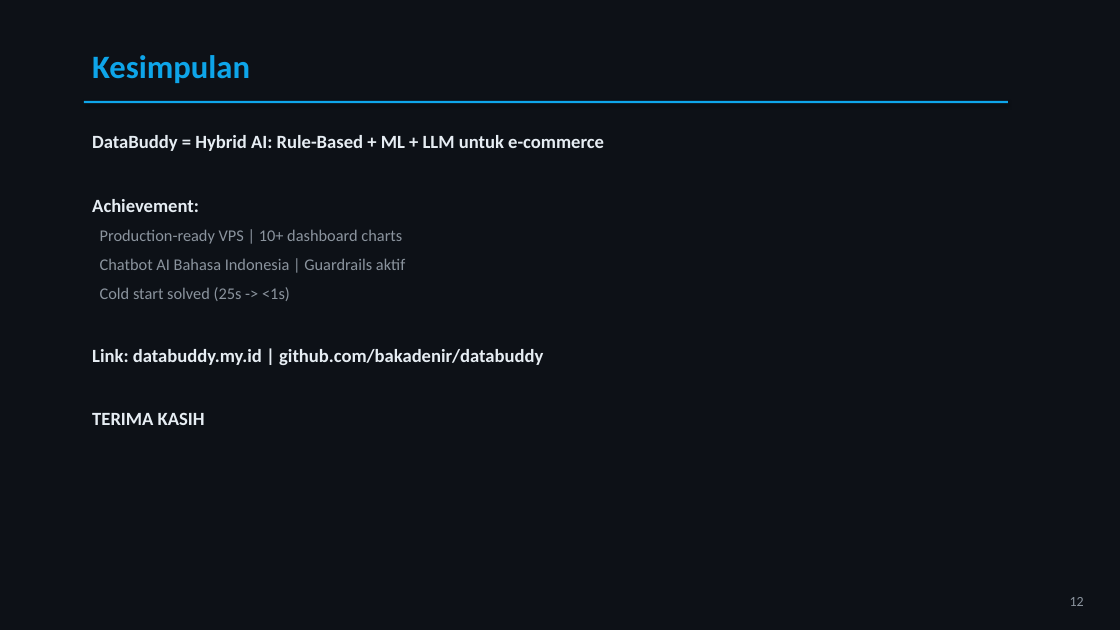
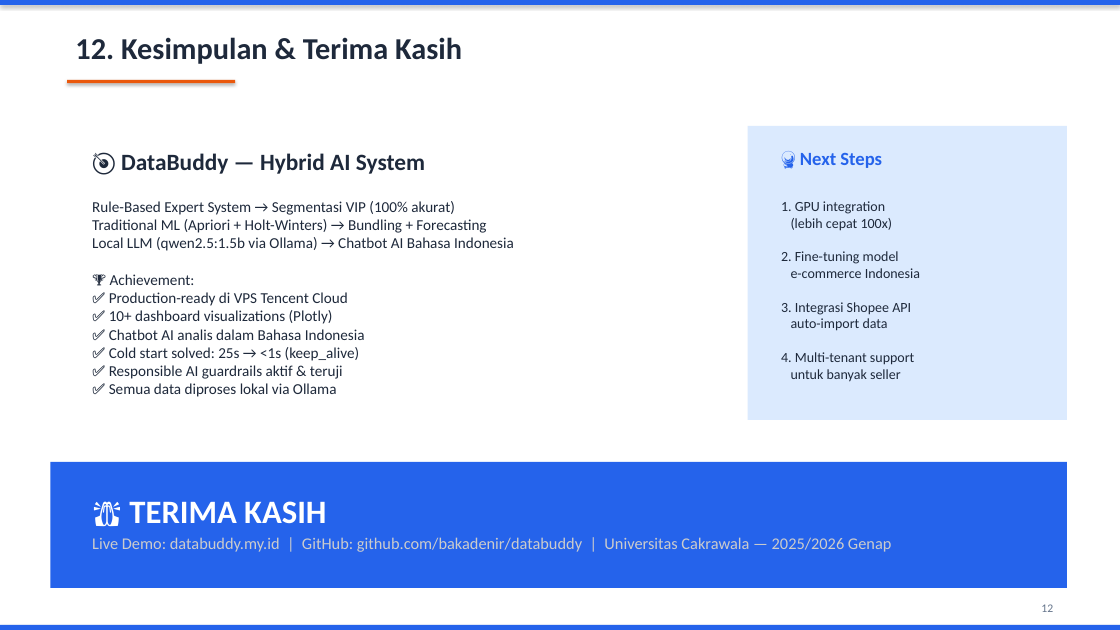
Before and after one commit to bakadenir/databuddy, a slide deck: slide 12 of Presentasi_UAS_AI04_DataBuddy.pptx. Drawn at 1120x630 pixels with LibreOffice and Linux fonts; fonts in the diff are those of the drawing. Boxes give left, top, right and bottom in pixels: in the first picture for what was removed or moved away, otherwise in the second. Text is boxed around its words. In the diff, an @@ line names an element or a change of style, - is before the commit and + after.

Commit message:
feat: redesign PPT with white background, card layout, 12 slides

```diff
--- a/Presentasi_UAS_AI04_DataBuddy.pptx
+++ b/Presentasi_UAS_AI04_DataBuddy.pptx
@@ background #0D1117 to #FFFFFF @@
@@ rectangle added at bbox=[0, 0, 1120, 5], fill #2563EB @@
@@ text at bbox=[75, 37, 462, 64]: text changed; size 28 to 26 pt; text colour #0EA5E9 to #1E293B @@
-Kesimpulan
+12. Kesimpulan & Terima Kasih
@@ rectangle added at bbox=[67, 80, 235, 83], fill #EA580C @@
@@ rectangle added at bbox=[50, 126, 723, 420], fill #FFFFFF @@
@@ text removed at bbox=[92, 135, 604, 425] @@
-DataBuddy = Hybrid AI: Rule-Based + ML + LLM untuk e-commerce
-Achievement:
-Production-ready VPS | 10+ dashboard charts
-Chatbot AI Bahasa Indonesia | Guardrails aktif
-Cold start solved (25s -> <1s)
-Link: databuddy.my.id | github.com/bakadenir/databuddy
-TERIMA KASIH
@@ rectangle added at bbox=[748, 126, 1067, 420], fill #DBEAFE @@
@@ text added at bbox=[121, 153, 425, 174], 20 pt, text #1E293B, bold @@
+🎯 DataBuddy — Hybrid AI System
@@ text added at bbox=[800, 153, 882, 168], 16 pt, text #2563EB, bold @@
+🔮 Next Steps
@@ text added at bbox=[92, 201, 514, 397], 13 pt, text #1E293B @@
+Rule-Based Expert System → Segmentasi VIP (100% akurat)
+Traditional ML (Apriori + Holt-Winters) → Bundling + Forecasting
+Local LLM (qwen2.5:1.5b via Ollama) → Chatbot AI Bahasa Indonesia
+🏆 Achievement:
+✅ Production-ready di VPS Tencent Cloud
+✅ 10+ dashboard visualizations (Plotly)
+✅ Chatbot AI analis dalam Bahasa Indonesia
+✅ Cold start solved: 25s → <1s (keep_alive)
+✅ Responsible AI guardrails aktif & teruji
+✅ Semua data diproses lokal via Ollama
@@ text added at bbox=[781, 201, 920, 382], 12 pt, text #1E293B @@
+1. GPU integration
+(lebih cepat 100x)
+2. Fine-tuning model
+e-commerce Indonesia
+3. Integrasi Shopee API
+auto-import data
+4. Multi-tenant support
+untuk banyak seller
@@ rectangle added at bbox=[50, 462, 1067, 588], fill #2563EB @@
@@ text added at bbox=[129, 501, 326, 523], 28 pt, text #FFFFFF, bold @@
+🙏 TERIMA KASIH
@@ text added at bbox=[92, 537, 891, 552], 14 pt, text #CCCCCC @@
+Live Demo: databuddy.my.id | GitHub: github.com/bakadenir/databuddy | Universitas Cakrawala — 2025/2026 Genap
@@ text "12": place and size @@
-text "12" at bbox=[1070, 597, 1084, 606]
+text "12" at bbox=[1041, 604, 1053, 612]
@@ text "12" at bbox=[1041, 604, 1053, 612]: size 12 to 10 pt, text colour #8B949E to #64748B; alignment right to left @@
@@ rectangle: place and size @@
-rectangle at bbox=[84, 101, 1008, 103]
+rectangle at bbox=[0, 625, 1120, 630]
@@ rectangle at bbox=[0, 625, 1120, 630]: fill #0EA5E9 to #2563EB @@
```
Also in this commit, not shown: 11 other slides changed.
